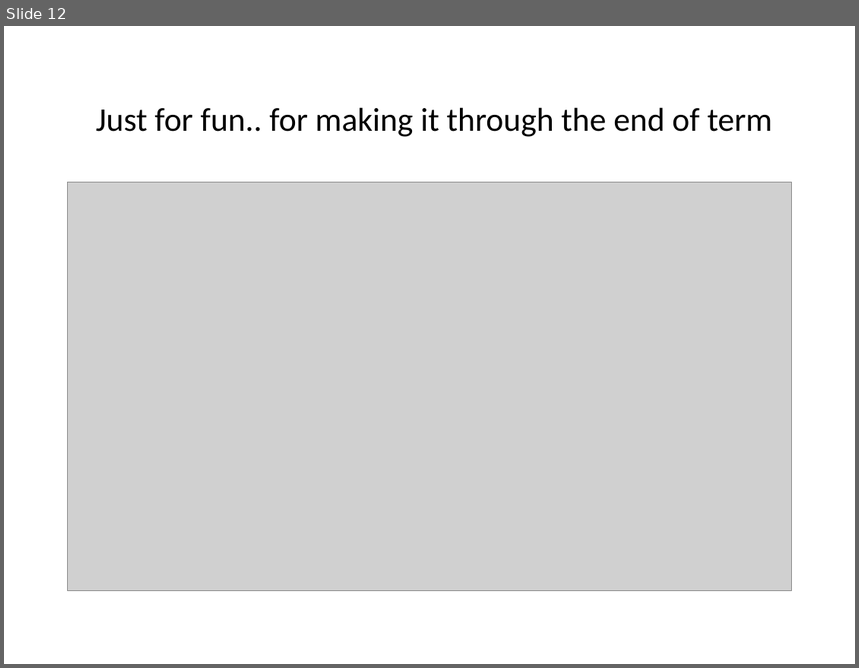
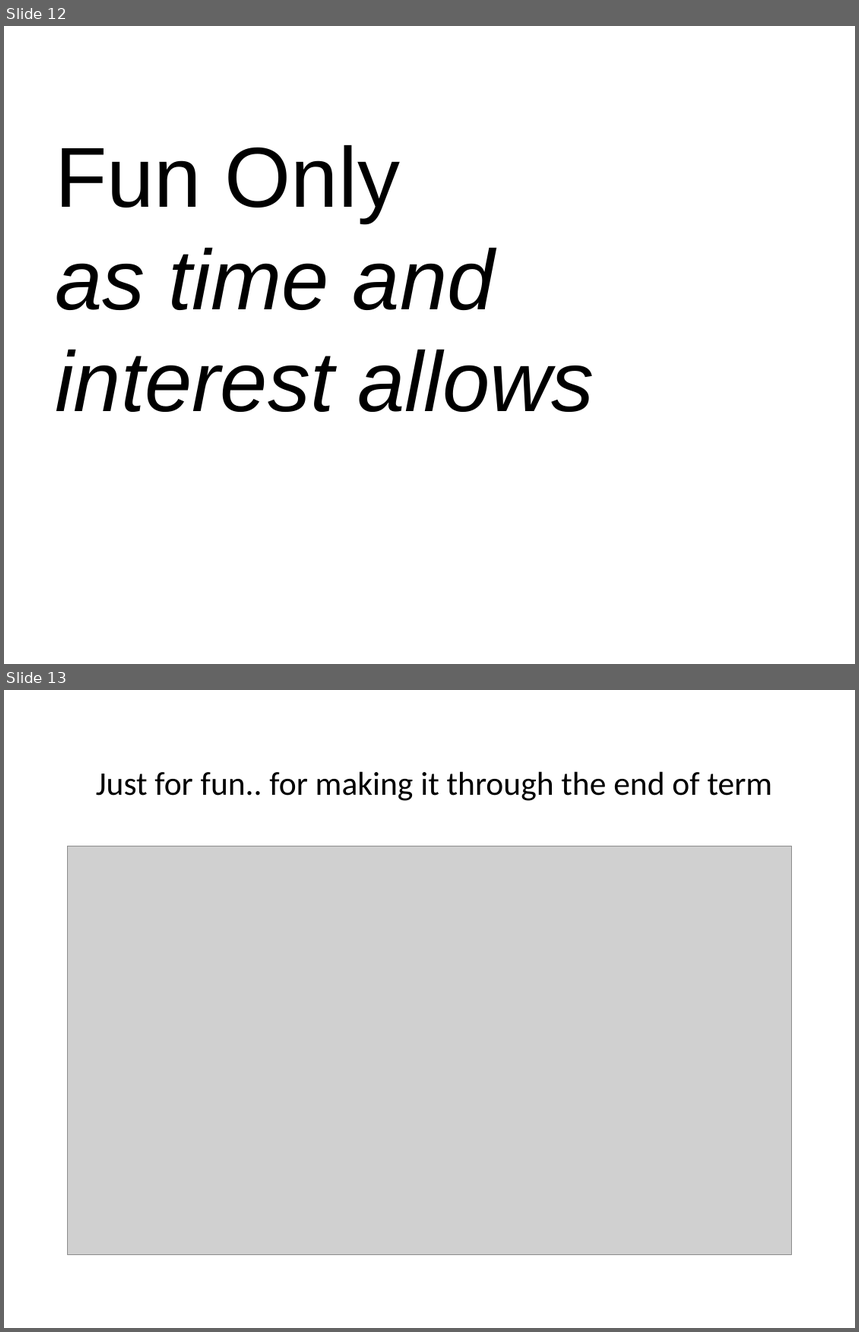
Before and after one commit to RHIT-CSSE/csse220, a slide deck: ClassMaterials/MergeSort/Slides/Part2-Presentation.pptx. Shown one above the other, each under a label of ours: slide 12 before the commit, slides 12 and 13 after it. The pictures are 859x668 and 859x1332 pixels, drawn with LibreOffice and Linux fonts; fonts in the diff are those of the drawing; grey boxes stand for pictures. Boxes give left, top, right and bottom in pixels: in the first picture for what was removed or moved away, otherwise in the second. Text is boxed around its words. In the diff, an @@ line names an element or a change of style, - is before the commit and + after.

```diff
--- a/ClassMaterials/MergeSort/Slides/Part2-Presentation.pptx
+++ b/ClassMaterials/MergeSort/Slides/Part2-Presentation.pptx
@@ slide 12 added at <box>4,26,855,664</box>, background #FFFFFF @@
@@ text added at <box>55,145,594,412</box>, 72 pt, text #000000, italic @@
+Fun Only
+as time and interest allows
@@ what was slide 12 is now slide 13 @@
```
Also in this commit, not shown: 2 slides changed, 5 other files.
